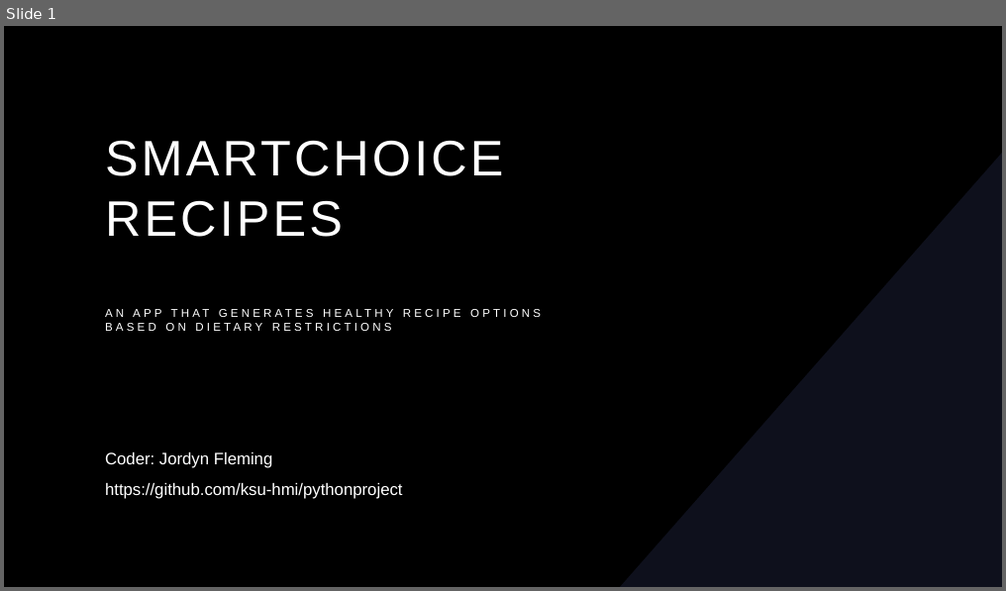
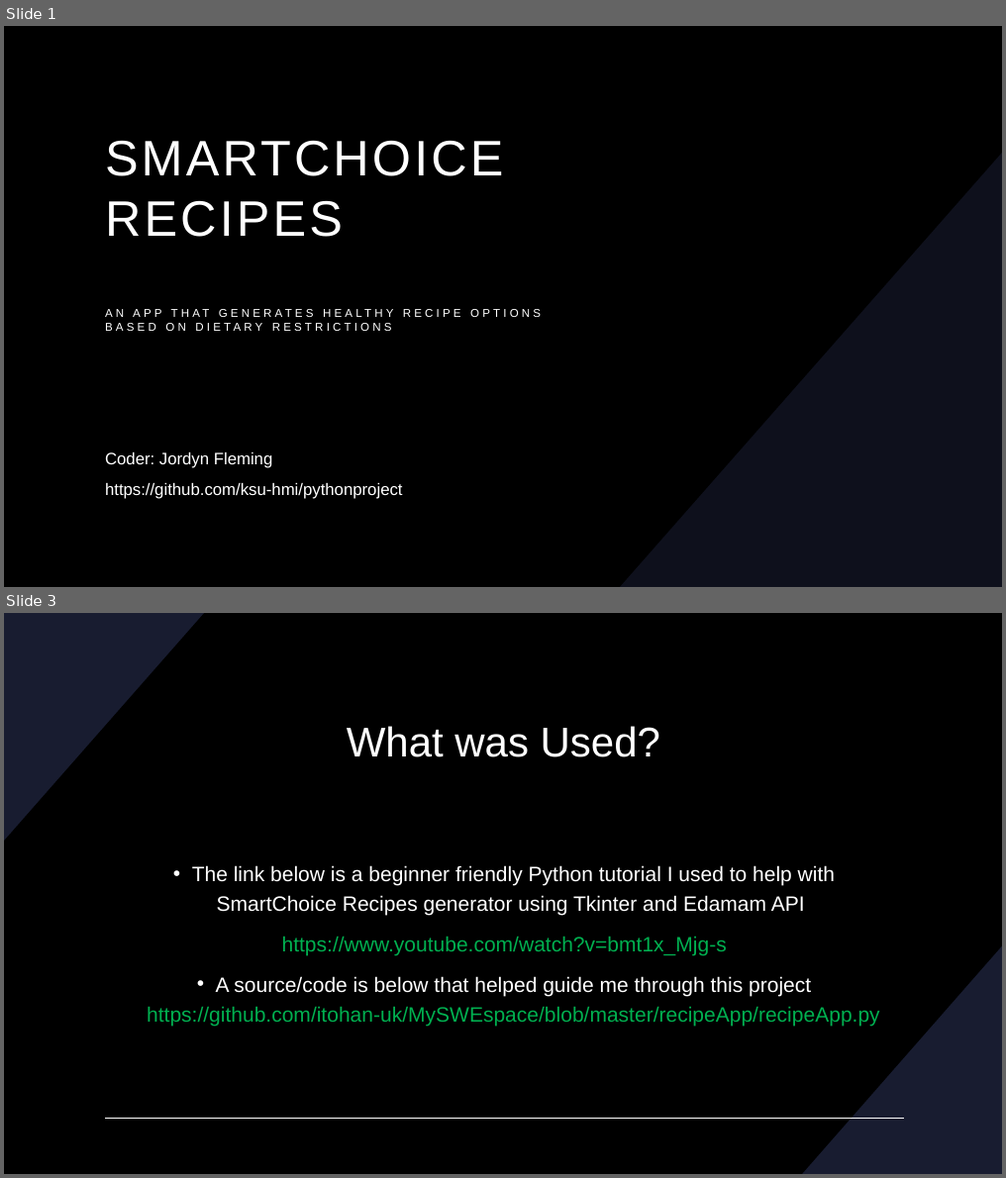
Before and after one commit to ksu-hmi/pythonproject, a slide deck: SmartChoiceRecipes.pptx. Shown one above the other, each under a label of ours: slide 1 before the commit, slides 1 and 3 after it; the slides between them are not shown. The pictures are 1006x591 and 1006x1178 pixels, drawn with LibreOffice and Linux fonts; fonts in the diff are those of the drawing; background and template pictures are left out. Boxes give left, top, right and bottom in pixels: in the first picture for what was removed or moved away, otherwise in the second. Text is boxed around its words. In the diff, an @@ line names an element or a change of style, - is before the commit and + after.

```diff
--- a/SmartChoiceRecipes.pptx
+++ b/SmartChoiceRecipes.pptx
@@ slide 3 added at [4, 613, 1002, 1174], background #000000 @@
@@ freeform shape added at [4, 613, 204, 842], fill #181C30 @@
@@ rectangle added at [4, 613, 1002, 1174], fill #000000 @@
@@ freeform shape added at [4, 613, 204, 842], fill #181C30 @@
@@ title added at [347, 726, 660, 758], 40 pt, text #FFFFFF @@
+What was Used?
@@ text added at [147, 865, 880, 1026], 20 pt, text #FFFFFF @@
+• The link below is a beginner friendly Python tutorial I used to help with SmartChoice Recipes generator using Tkinter and Edamam API
+https://www.youtube.com/watch?v=bmt1x_Mjg-s
+• A source/code is below that helped guide me through this project https://github.com/itohan-uk/MySWEspace/blob/master/recipeApp/recipeApp.py
@@ freeform shape added at [802, 947, 1002, 1174], fill #181C30 @@
@@ freeform shape added at [802, 947, 1002, 1174], fill #181C30 @@
@@ line added from (105, 1118) to (904, 1118), #FFFFFF 1 pt @@
```
Also in this commit, not shown: 5 other slides added.
